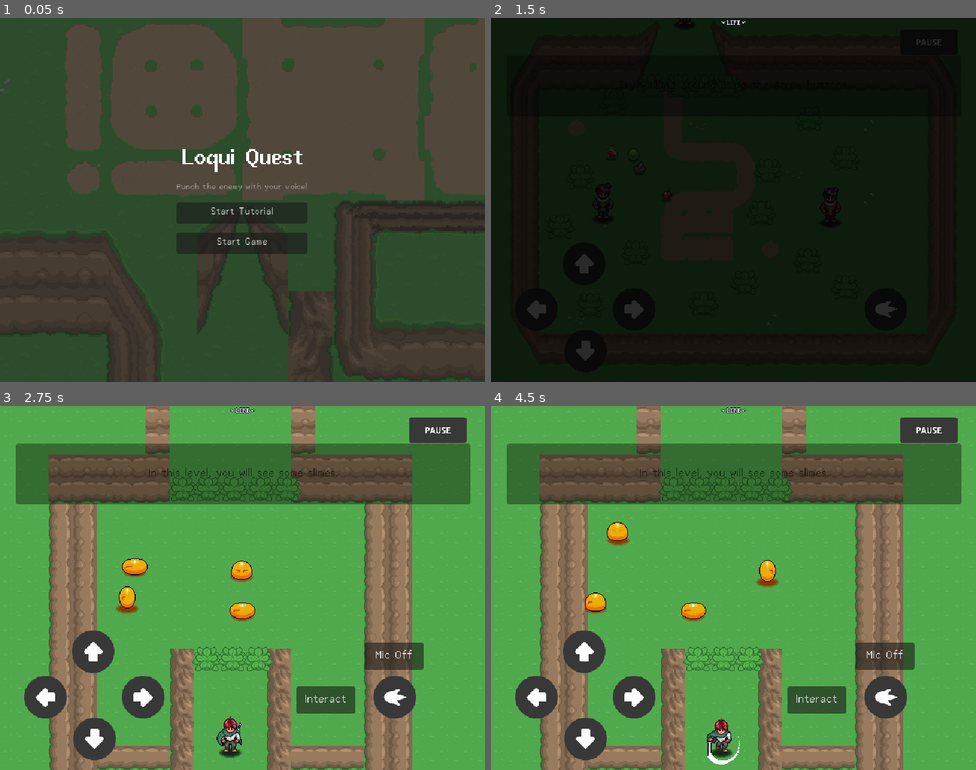
Above: before the commit, frames 1-4 (two rows, left to right).
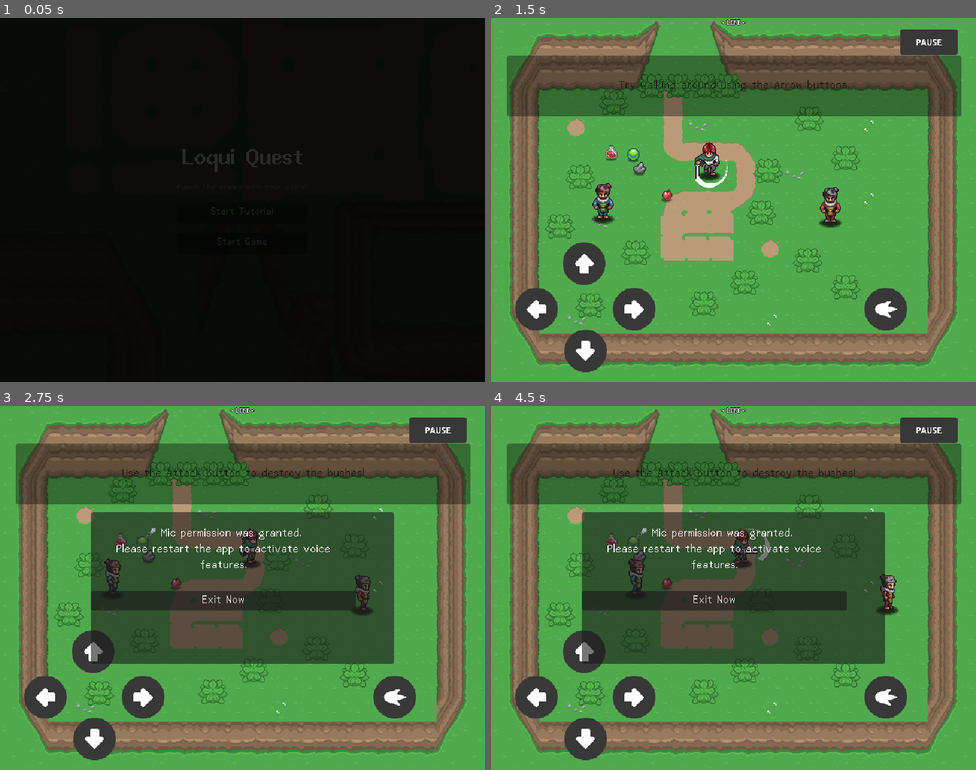
Above: after the commit, the same moments.

Repository: notjj1234/speaking_godot_game
Game: Godot game, scene res://levels/title_screen/title_screen.tscn
Same seed, same stepped clock (60 frames per second), same inputs: the game is played once before the commit and once after it. Sound files missing from this copy of the repository are replaced by a short silence.
Inputs (mouse positions are in pixels of both pictures, inside the frame that each line leads up to):
- Up to frame 1 (0.05 s): no input
- Up to frame 2 (1.5 s): click "Start Tutorial" at 0.5 s; tap Enter (ui_accept) at 1.25 s; move the mouse to (840, 181) at 1.27 s; hold D (right) from 1.28 s (still down); hold , (attack) from 1.28 s (still down); click (840, 181) at 1.42 s
- Up to frame 3 (2.75 s): tap Enter (ui_accept) at 1.52 s; release D (right) at 2 s; release , (attack) at 2 s; drag from (145, 606) to (184, 489) at 2.02 s
- Up to frame 4 (4.5 s): click (883, 657) at 2.75 s, where only the run before the commit has a clickable "Mic Off"; click (815, 700) at 3.5 s, where only the run before the commit has a clickable "Interact"; move the mouse to (782, 507) at 4.27 s; hold D (right) from 4.28 s (still down); hold , (attack) from 4.28 s (still down)

The runs differ from the first frame. In frame 1, 100% of the frame differs, in the area x 0-100%, y 0-100%; in frame 2, 100%; in frame 3, 63%; in frame 4, 63%.

Commit message:
Add local sentence fallback and UI/mic fixes
Add local fallback loading for words/sentences from res://sentence_data/sentences.txt and use it when SheetsManager is missing or returns empty. Improve STTManager by lazily resolving the MicPermissionPanel, storing mic_panel, and ensuring its UILayer is visible. Remove immediate enemy queue_free (defer to EnemyStateDestroy). Increase SceneTransition layer to 20. Delete tutorial_level.gd and change title screen tutorial flow to spawn at PlayerSpawn (PlayerManager.player_spawned = false). Un-comment arrow-button disable in touch controls and remove GodotWhisper autoload from project.godot. Logging and guard checks added.

Diff:
--- a/00_globals/global_word_tracker.gd
+++ b/00_globals/global_word_tracker.gd
@@ -14,13 +14,18 @@
 var speech_challenge_active: bool = false
 
 var next_challenge_type := "word"  # Start with a word
+
+const LOCAL_SENTENCES_PATH := "res://sentence_data/sentences.txt"
 
 func _ready() -> void:
 	if not get_tree().root.has_node("WordTracker"):
 		get_tree().root.add_child(self)
 	print("✅ WordTracker initialized.")
 
-	# ✅ Fetch words and sentences from Google Sheets at startup
+	# Local fallback first so challenges work even when Sheets URL is a placeholder
+	_load_local_fallback()
+
+	# Sheets can overwrite local data if/when the request succeeds
 	fetch_words_and_sentences()
 
 	emit_signal("word_list_updated")
@@ -33,20 +38,62 @@
 		sheets_manager.sentences_loaded.connect(_on_sentences_loaded)
 		sheets_manager.fetch_sentences_and_words()
 	else:
-		print("❌ [ERROR] SheetsManager not found! Cannot fetch words or sentences.")
+		print("❌ [ERROR] SheetsManager not found! Using local sentence fallback.")
+		_load_local_fallback()
+
+# Load res://sentence_data/sentences.txt into available_words / available_sentences
+func _load_local_fallback() -> void:
+	if not FileAccess.file_exists(LOCAL_SENTENCES_PATH):
+		print("❌ [ERROR] Local sentences file not found:", LOCAL_SENTENCES_PATH)
+		return
+
+	var file := FileAccess.open(LOCAL_SENTENCES_PATH, FileAccess.READ)
+	if file == null:
+		print("❌ [ERROR] Could not open local sentences file:", LOCAL_SENTENCES_PATH)
+		return
+
+	var words: Array = []
+	var sentences: Array = []
+	while not file.eof_reached():
+		var line := file.get_line().strip_edges()
+		if line.is_empty():
+			continue
+		if line.split(" ").size() > 1:
+			sentences.append(line)
+		else:
+			words.append(line)
+	file.close()
+
+	if not words.is_empty():
+		available_words = words
+	if not sentences.is_empty():
+		available_sentences = sentences
+
+	if available_words.is_empty() and available_sentences.is_empty():
+		print("⚠️ [WARNING] Local sentences file was empty.")
+	else:
+		print("✅ [INFO] Loaded local fallback — words:", available_words.size(), "sentences:", available_sentences.size())
 
 # ✅ Store loaded words from Google Sheets
 func _on_words_loaded(words: Array):
+	if words.is_empty():
+		print("⚠️ [WARNING] Sheets returned no words; keeping local fallback.")
+		return
 	available_words = words
 	print("✅ [INFO] Loaded words from Google Sheets:", available_words)
 
 # ✅ Store loaded sentences from Google Sheets
 func _on_sentences_loaded(sentences: Array):
+	if sentences.is_empty():
+		print("⚠️ [WARNING] Sheets returned no sentences; keeping local fallback.")
+		return
 	available_sentences = sentences
 	print("✅ [INFO] Loaded sentences from Google Sheets:", available_sentences)
 
 # ✅ Pick a random word or sentence for speech challenge, alternating between word and sentence
 func get_random_speech_challenge() -> String:
+	if available_words.is_empty() and available_sentences.is_empty():
+		_load_local_fallback()
 	if available_words.is_empty() and available_sentences.is_empty():
 		print("❌ [ERROR] No words or sentences available for speech challenge.")
 		return "No words available."
--- a/enemies/scripts/enemy.gd
+++ b/enemies/scripts/enemy.gd
@@ -198,9 +198,7 @@
 			word_tracker.add_spoken_word(player_hud.target_sentence)
 		else:
 			print("Error: WordTracker singleton not found! Cannot store the word.")
-
-		#await get_tree().create_timer(0.1).timeout  # Give time to unpause
-		queue_free()
+		# EnemyStateDestroy handles queue_free after the destroy animation finishes
 
 	else:
 		print("Speech challenge failed. Try again.")
--- a/gui/scene_transition/scene_transition.tscn
+++ b/gui/scene_transition/scene_transition.tscn
@@ -76,6 +76,7 @@
 
 [node name="SceneTransition" type="CanvasLayer"]
 process_mode = 3
+layer = 20
 script = ExtResource("1_dbbjh")
 
 [node name="Control" type="Control" parent="."]
--- a/levels/scripts/tutorial_level.gd
+++ /dev/null
@@ -1,16 +0,0 @@
-# tutorial_level.gd
-
-extends "res://Levels/Scripts/level.gd"
-
-@onready var player_hud = $PlayerHud
-
-func _ready() -> void:
-	super._ready()
-	_show_tutorial_popup()
-
-func _show_tutorial_popup() -> void:
-	var popup_scene = preload("res://Levels/TutorialItems/tutorial_popup.tscn")
-	var popup = popup_scene.instantiate()
-	popup.position = player_hud.position + Vector2(0, 80)  # Example offset
-	add_child(popup)
-	popup.set_text("Welcome! Use the arrow keys or joystick to move.")  # You can customize this!
--- a/levels/title_screen/title_screen.gd
+++ b/levels/title_screen/title_screen.gd
@@ -47,8 +47,11 @@
 	_navigating = true
 	print("Starting Tutorial...")
 	_restore_game_ui()
-	# Fire-and-forget: LevelManager (autoload) owns the coroutine across the scene swap
-	LevelManager.load_new_level(PLAYGROUND_PATH, "PlaygroundTo01", Vector2.ZERO)
+	# Spawn at PlayerSpawn (center of playground), not PlaygroundTo01 (top edge —
+	# that transition would immediately pull the player into tutorial area 01).
+	# Empty target + player_spawned=false lets player_spawn.gd place the player.
+	PlayerManager.player_spawned = false
+	LevelManager.load_new_level(PLAYGROUND_PATH, "", Vector2.ZERO)
 
 
 func _on_game_pressed() -> void:
--- a/project.godot
+++ b/project.godot
@@ -30,7 +30,6 @@
 SaveManager="*res://00_globals/global_save_manager.gd"
 WordTracker="*res://00_globals/global_word_tracker.gd"
 SheetsManager="*res://google_sheets/sheets_manager.gd"
-GodotWhisper="*res://addons/godot_whisper/godot_whisper.gdextension"
 DialogSystem="*res://gui/dialog_system/dialog_system.tscn"
 
 [debug]
--- a/speech_to_text/STTManager.gd
+++ b/speech_to_text/STTManager.gd
@@ -4,7 +4,7 @@
 signal speech_result(success: bool)
 
 @onready var sheets_manager = get_node("/root/SheetsManager")
-@onready var mic_panel := get_node_or_null("/root/Playground/UILayer/UIRoot/MicPermissionPanel")
+var mic_panel: Control = null
 
 var mic_button: Button
 var target_sentence: String = ""
@@ -93,15 +93,30 @@
 		var recognized_text = String(args).to_lower().strip_edges()
 		_validate_speech(recognized_text)
 
+func _resolve_mic_panel() -> Control:
+	# Autoload _ready runs before any level scene exists, so resolve lazily
+	var current := get_tree().current_scene
+	if current:
+		var panel = current.get_node_or_null("UILayer/UIRoot/MicPermissionPanel")
+		if panel:
+			return panel
+	# Fallback: playground hard path (kept for older layouts)
+	return get_node_or_null("/root/Playground/UILayer/UIRoot/MicPermissionPanel")
+
 func show_restart_notice():
 	if mic_test_passed:
 		print("✅ Mic previously passed. Not showing panel again.")
 		return
 
+	mic_panel = _resolve_mic_panel()
 	if mic_panel and mic_panel.has_node("VBoxContainer/ConfirmButton"):
 		print("📢 [STTManager] Showing MicPermissionPanel...")
 		mic_button = mic_panel.get_node("VBoxContainer/ConfirmButton")
 		mic_panel.visible = true
+		# Ensure the parent UILayer is visible so the panel can be seen
+		var ui_layer = mic_panel.get_parent().get_parent() if mic_panel.get_parent() else null
+		if ui_layer:
+			ui_layer.visible = true
 
 		var screen_size = get_viewport().get_visible_rect().size
 		mic_panel.set_anchors_preset(Control.PRESET_CENTER)
--- a/touch_controls/Scripts/touch_controls.gd
+++ b/touch_controls/Scripts/touch_controls.gd
@@ -19,7 +19,7 @@
 	# Hide certain buttons for specific levels
 	var current_level := get_tree().current_scene.name
 	if current_level == "02":
-		#_disable_arrow_buttons()
+		_disable_arrow_buttons()
 		_disable_interact_button()
 	if current_level == "Playground":
 		_disable_mic_button()
Not shown, removed: levels/scripts/tutorial_level.gd.uid
